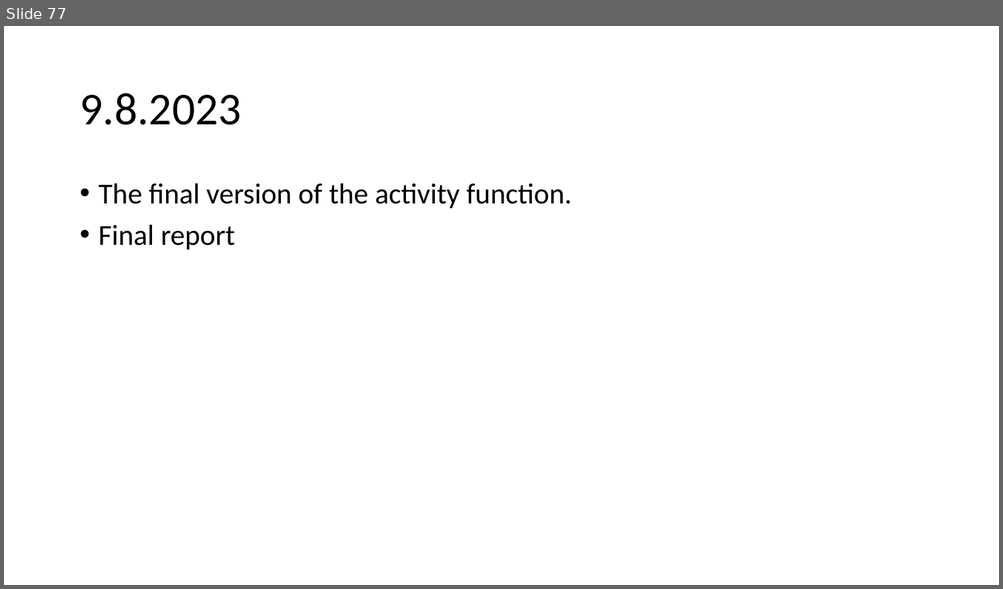
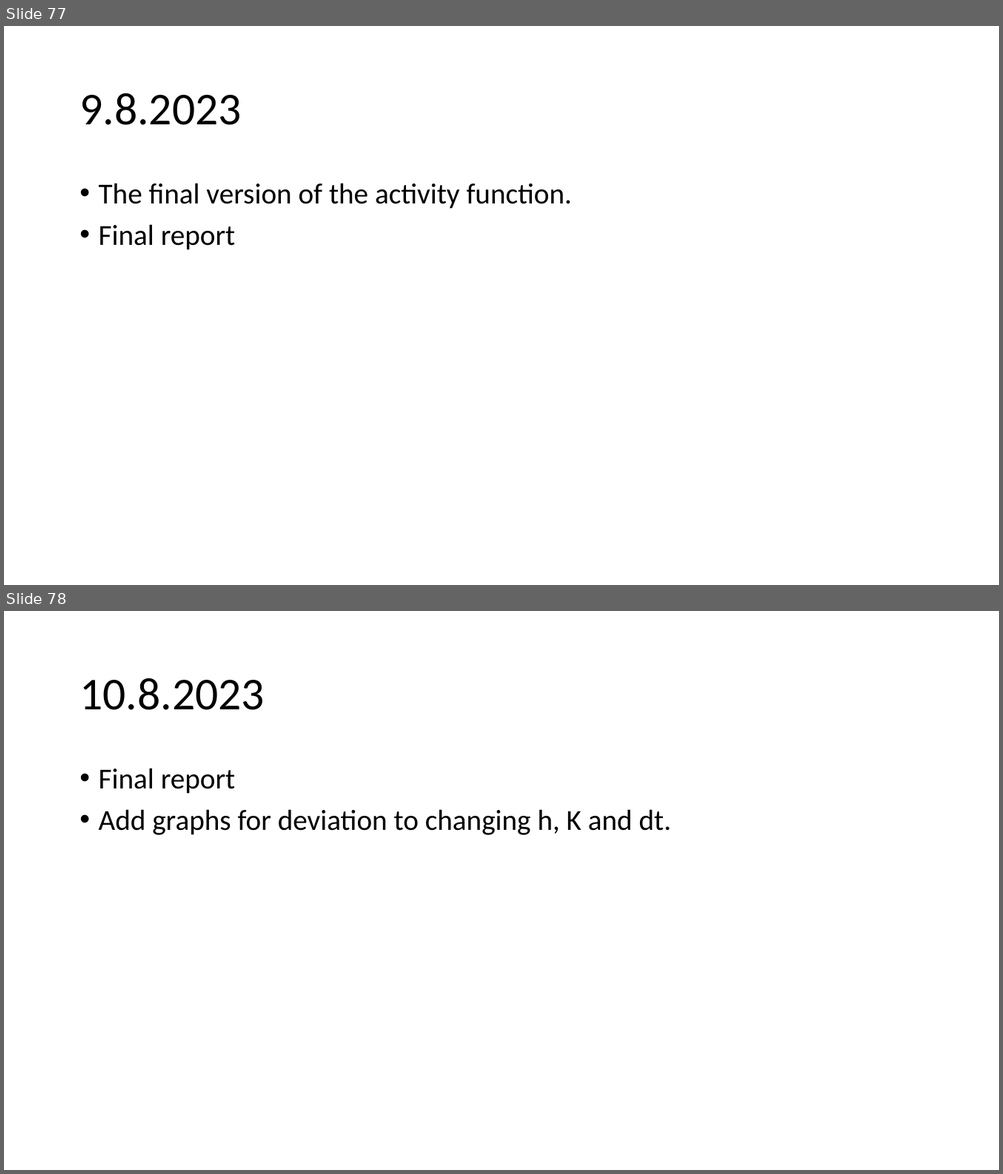
Before and after one commit to urhtrinko/DroneRadioactivity_student_job, a slide deck: reports/work_diary.pptx. Shown one above the other, each under a label of ours: slide 77 before the commit, slides 77 and 78 after it. The pictures are 1003x589 and 1003x1174 pixels, drawn with LibreOffice and Linux fonts; fonts in the diff are those of the drawing. Boxes give left, top, right and bottom in pixels: in the first picture for what was removed or moved away, otherwise in the second. Text is boxed around its words. In the diff, an @@ line names an element or a change of style, - is before the commit and + after.

```diff
--- a/reports/work_diary.pptx
+++ b/reports/work_diary.pptx
@@ slide 78 added at (4, 611, 999, 1170), background #FFFFFF @@
@@ title added at (79, 678, 264, 710), 44 pt, text #000000 @@
+10.8.2023
@@ text added at (99, 768, 671, 835), 28 pt, text #000000 @@
+• Final report
+• Add graphs for deviation to changing h, K and dt.
```
